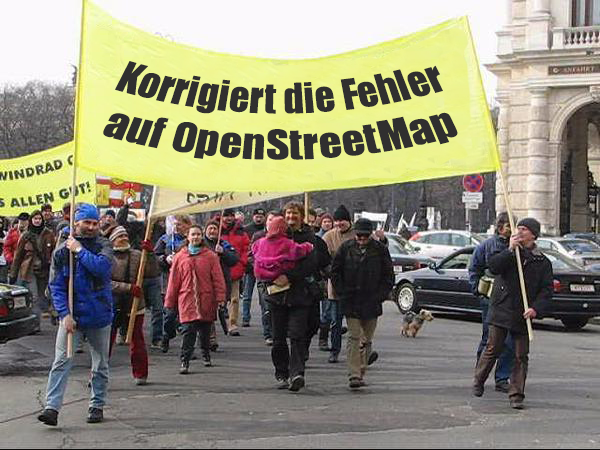
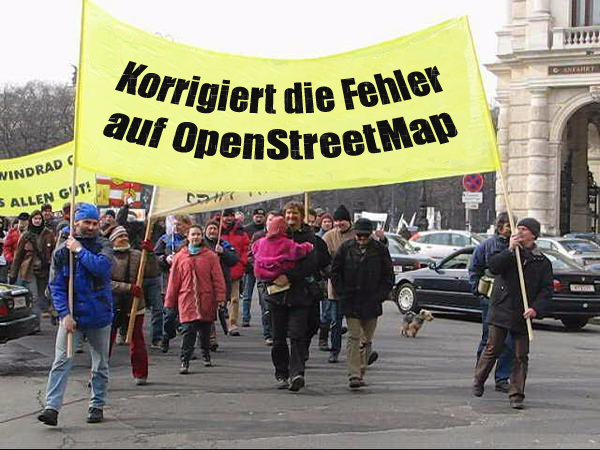
Layers edited between the first and the second 600px x 450px image:
painted on "Korrigiert die Fehler auf OpenStreetMap" over [103, 61, 458, 160]
